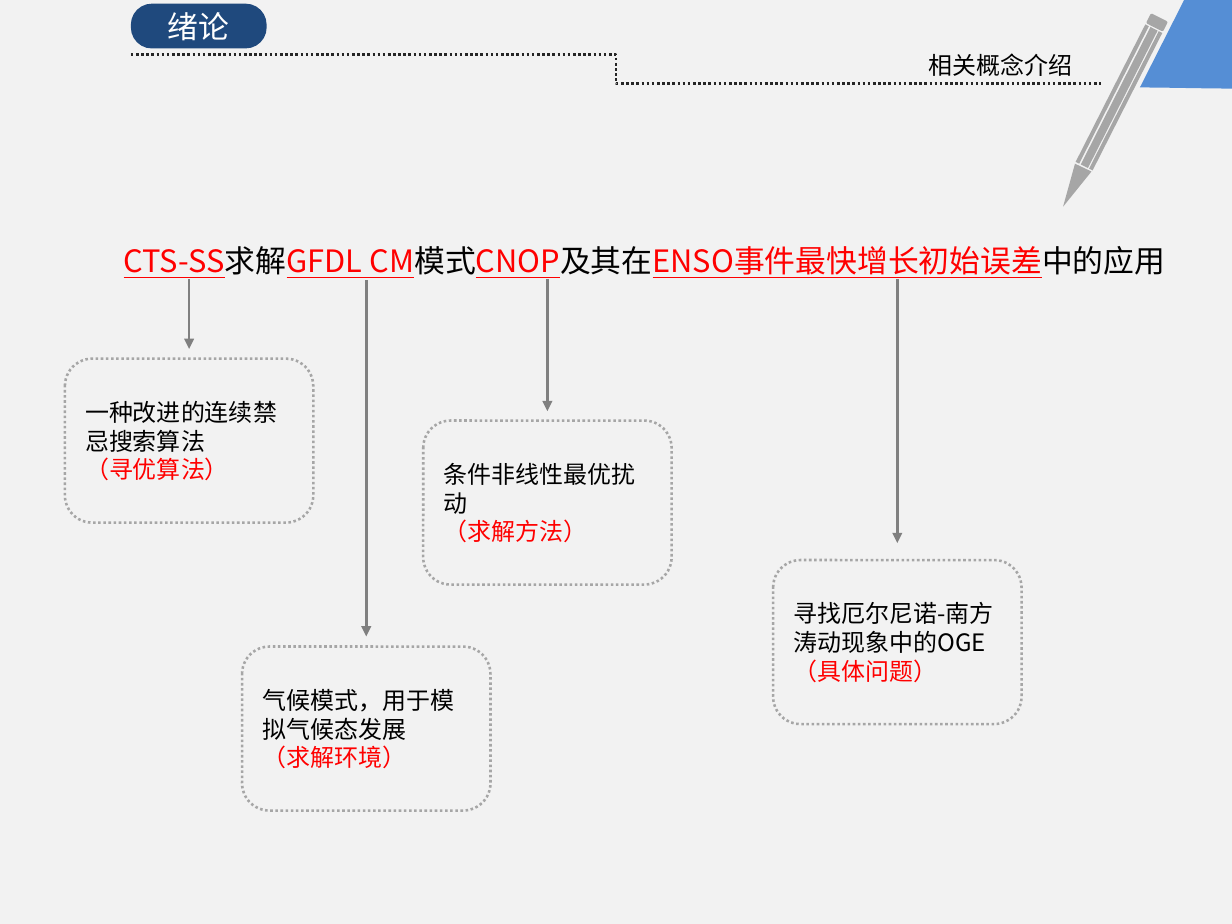
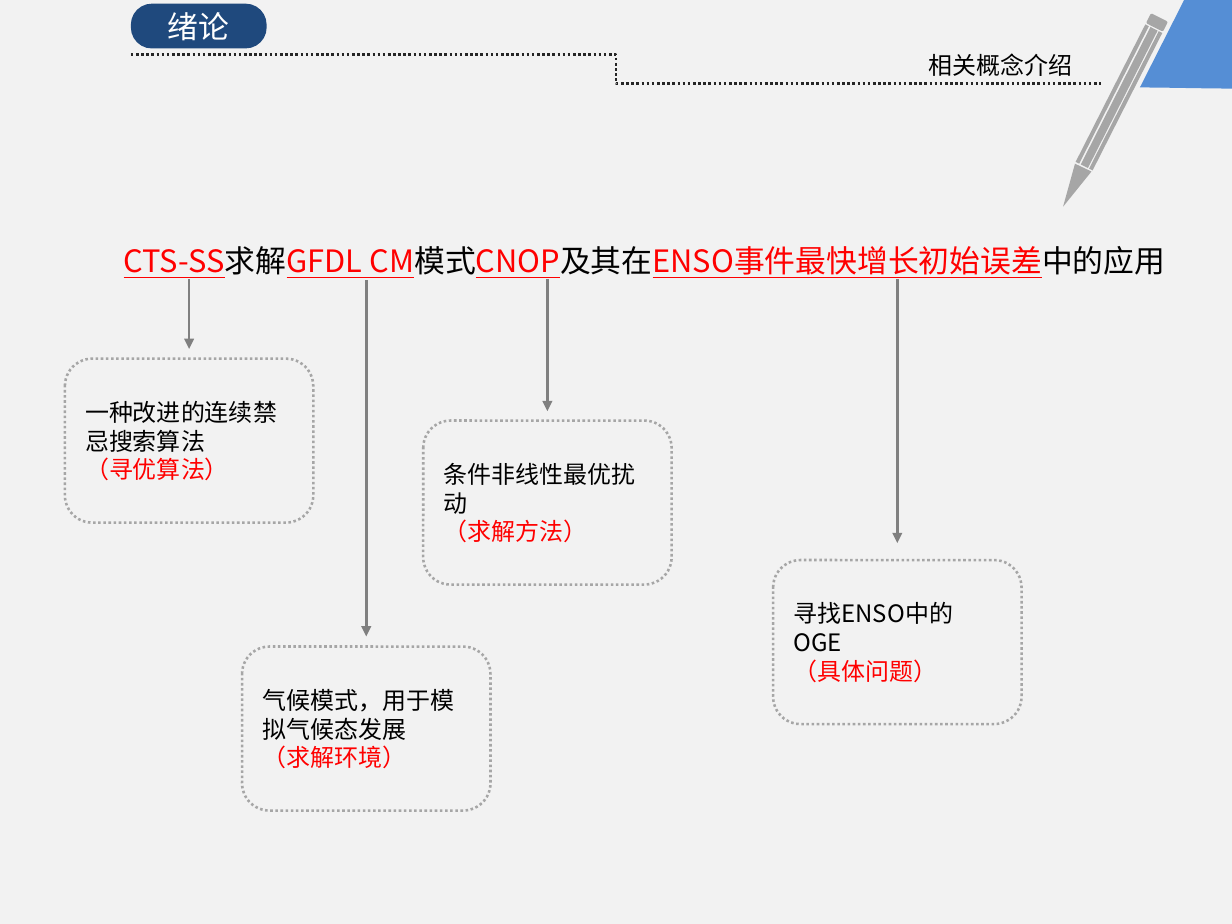
Before and after one commit to KrisCheng/GraduationDesign, a slide deck: slide 6 of FinalPaper/毕业答辩.pptx. Drawn at 1232x924 pixels with LibreOffice and Linux fonts; fonts in the diff are those of the drawing. Boxes give left, top, right and bottom in pixels: in the first picture for what was removed or moved away, otherwise in the second. Text is boxed around its words. In the diff, an @@ line names an element or a change of style, - is before the commit and + after.

```diff
--- a/FinalPaper/毕业答辩.pptx
+++ b/FinalPaper/毕业答辩.pptx
@@ text in rounded rectangle at (793, 602, 953, 624): text changed @@
-寻找厄尔尼诺-南方涛动现象中的OGE
+寻找ENSO中的OGE
```
Also in this commit, not shown: 4 other slides changed.
